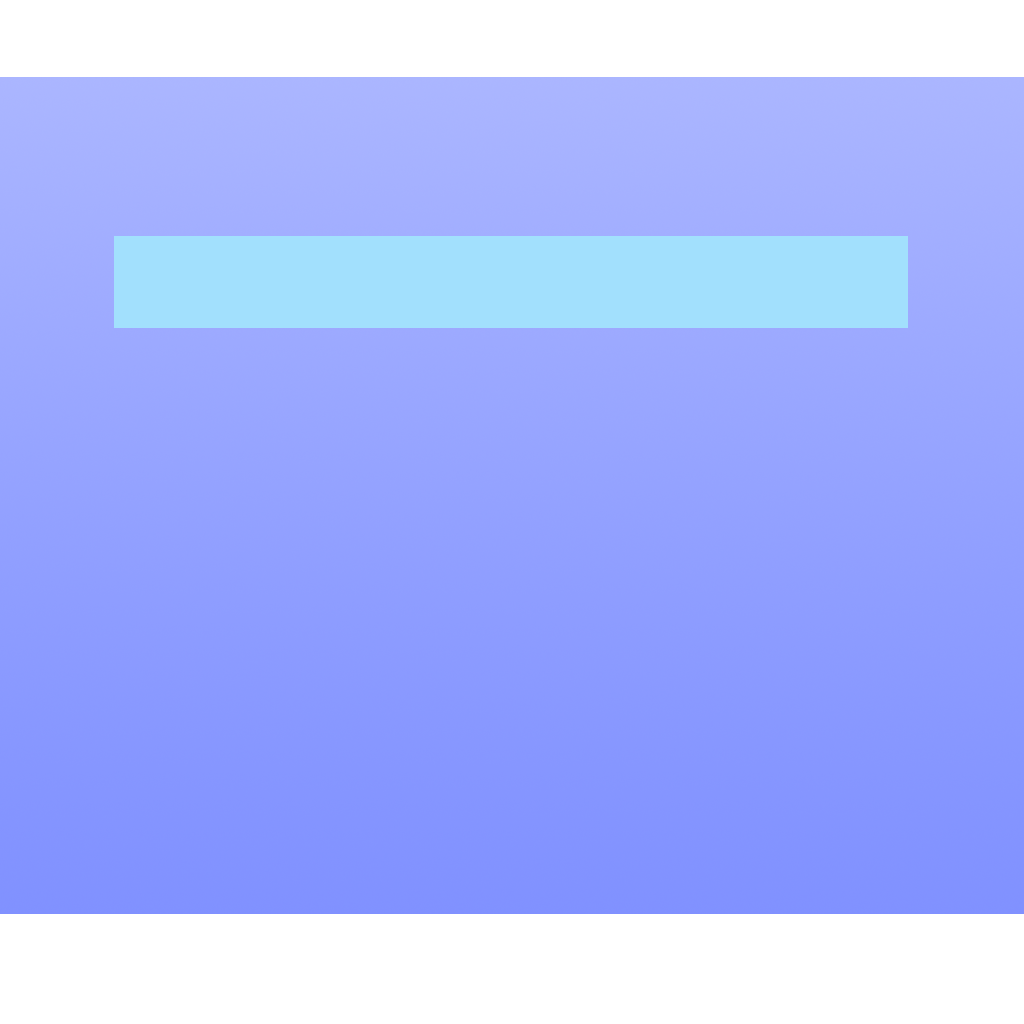
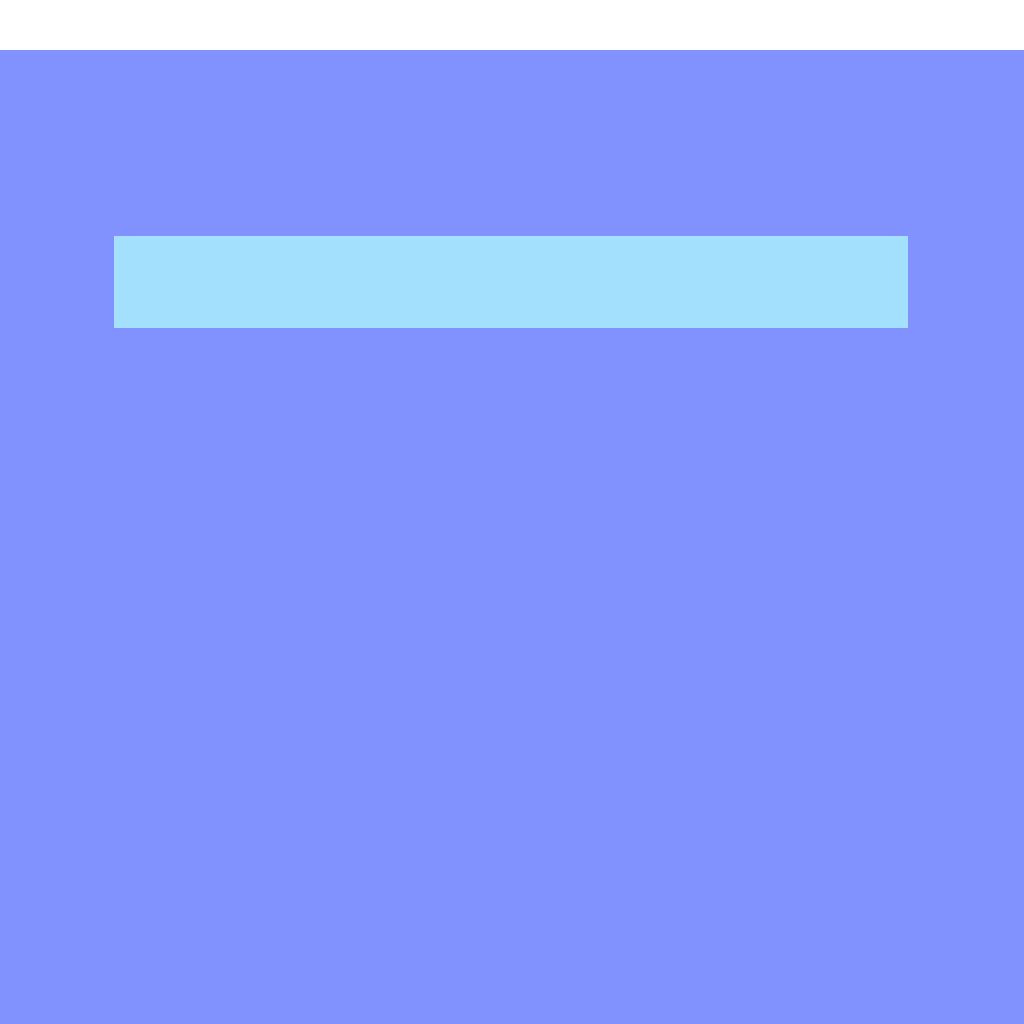
Two versions of the same layered image (1024x1024). Layer-by-layer changes:
added layer "Layer 5" above "Layer 3" over <box>0,50,1024,1024</box>
painted on "Layer 3" over <box>0,50,1024,814</box>
